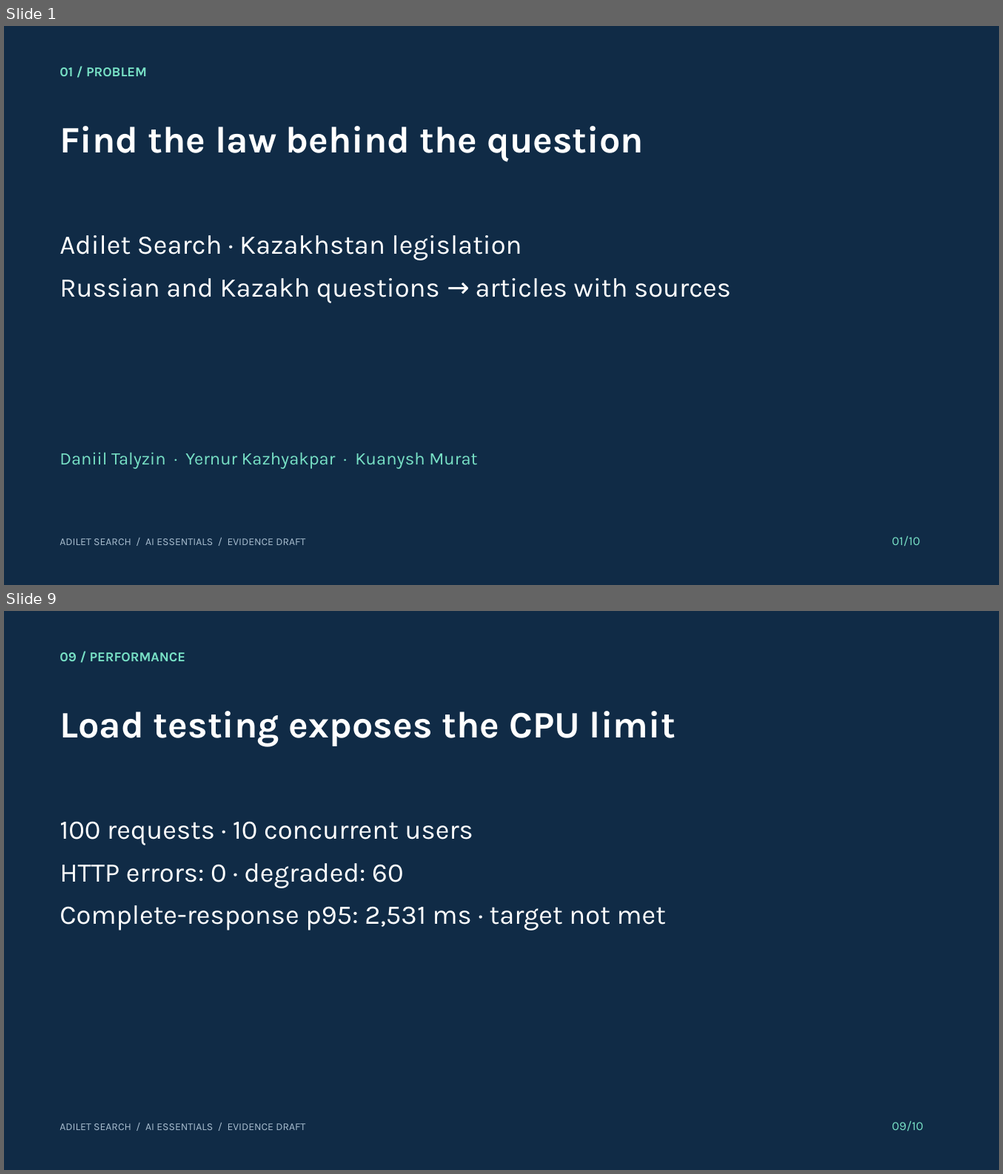
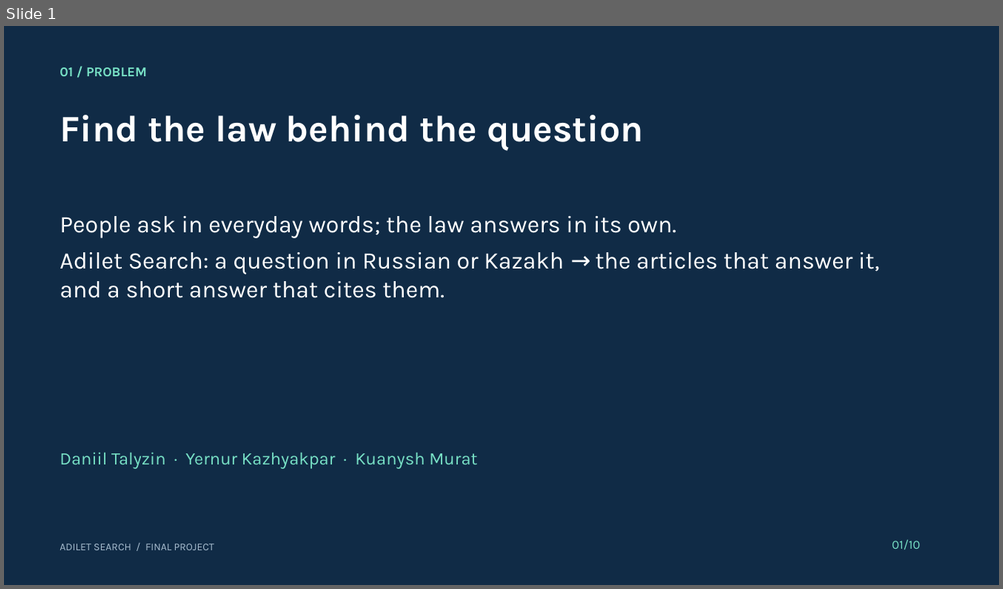
Before and after one commit to R0onen/adilet-search, a slide deck: docs/presentation/final_deck.pptx. Shown one above the other, each under a label of ours: slides 1 and 9 before the commit, slide 1 after it; the slides between them are not shown. The pictures are 1003x1174 and 1003x589 pixels, drawn with LibreOffice and Linux fonts; fonts in the diff are those of the drawing. Boxes give left, top, right and bottom in pixels: in the first picture for what was removed or moved away, otherwise in the second. Text is boxed around its words. In the diff, an @@ line names an element or a change of style, - is before the commit and + after.

Commit message:
docs: final evaluation, load test on the deployed corpus, model card for pipeline 1.0.0, presentation, guides and status

```diff
--- a/docs/presentation/final_deck.pptx
+++ b/docs/presentation/final_deck.pptx
@@ slide 9 removed at [4,611,999,1170], background #102B46 @@
@@ text removed at [60,652,185,661] @@
-09 / PERFORMANCE
@@ text removed at [60,711,675,746] @@
-Load testing exposes the CPU limit
@@ text removed at [60,821,666,931] @@
-100 requests · 10 concurrent users
-HTTP errors: 0 · degraded: 60
-Complete-response p95: 2,531 ms · target not met
@@ text removed at [891,1121,922,1131] @@
-09/10
@@ text removed at [60,1124,305,1130] @@
-ADILET SEARCH / AI ESSENTIALS / EVIDENCE DRAFT
@@ slide 1 changed as well @@
@@ text "Find the law behind the ..." at [60,115,643,150]: less space between paragraphs @@
@@ text "Find the law behind the ...": place and size @@
-text "Find the law behind the ..." at [60,126,643,161]
+text "Find the law behind the ..." at [60,115,643,150]
@@ text at [60,216,879,298]: text changed; size 26 to 23 pt @@
-Adilet Search · Kazakhstan legislation
-Russian and Kazakh questions → articles with sources
+People ask in everyday words; the law answers in its own.
+Adilet Search: a question in Russian or Kazakh → the articles that answer it, and a short answer that cites them.
@@ text "01/10" at [891,540,919,550]: less space between paragraphs @@
@@ text at [60,544,214,551]: text changed @@
-ADILET SEARCH / AI ESSENTIALS / EVIDENCE DRAFT
+ADILET SEARCH / FINAL PROJECT
```
Also in this commit, not shown: 1 other slide changed, 8 slides added, 7 other slides removed, 29 other files.
